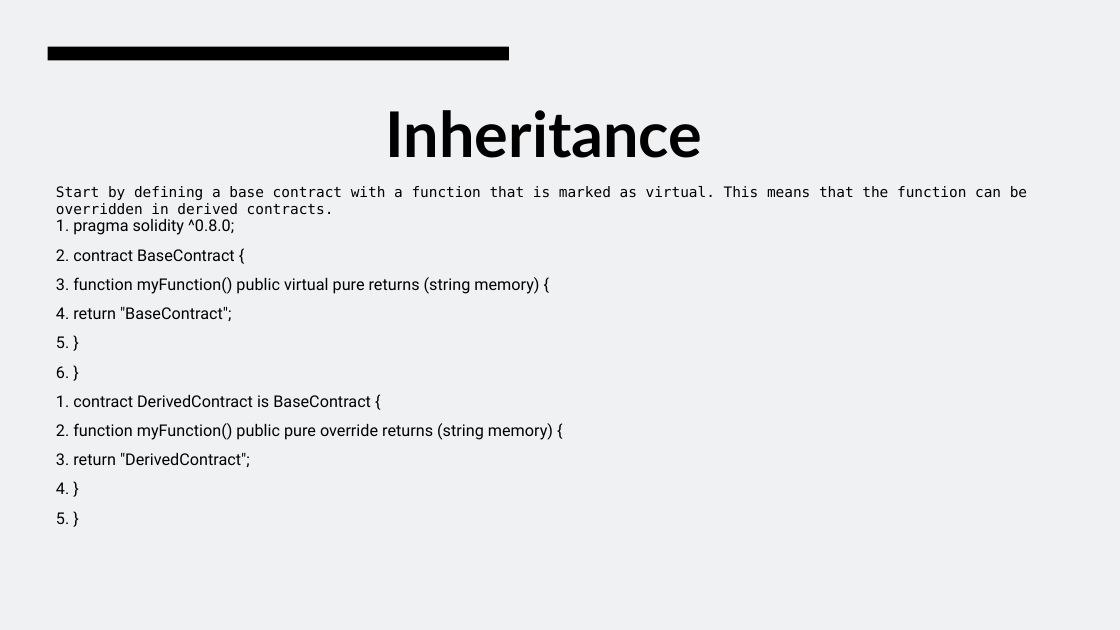
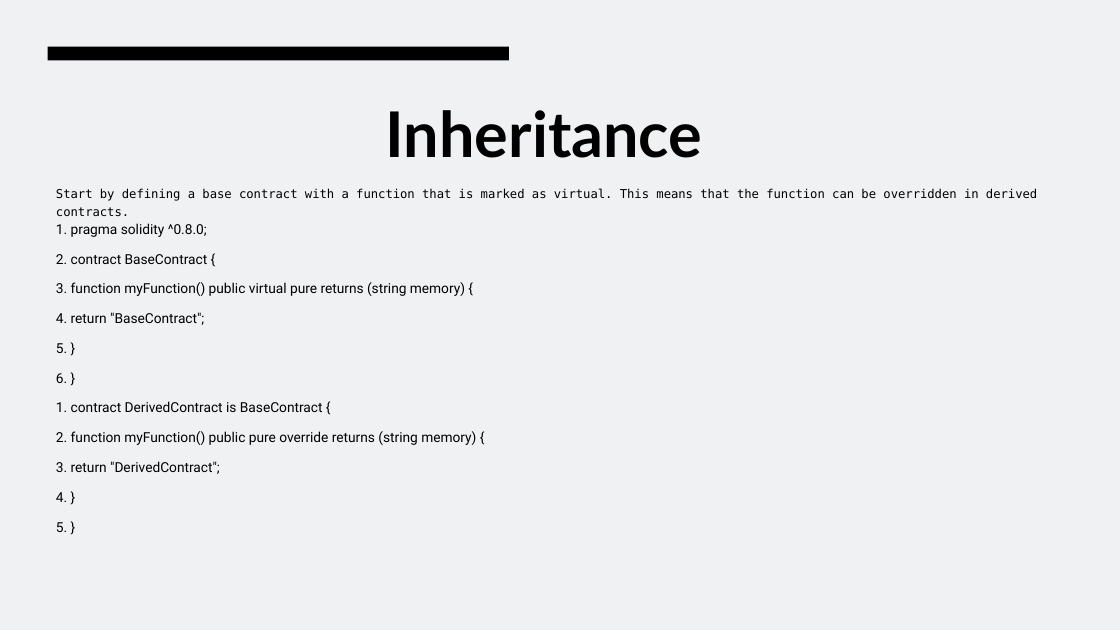
Before and after one commit to EngAbdalrhman/Material, a slide deck: slide 59 of Blockchain Lec 2.pptx. Drawn at 1120x630 pixels with LibreOffice and Linux fonts; fonts in the diff are those of the drawing. Boxes give left, top, right and bottom in pixels: in the first picture for what was removed or moved away, otherwise in the second. Text is boxed around its words. In the diff, an @@ line names an element or a change of style, - is before the commit and + after.

```diff
--- a/Blockchain Lec 2.pptx
+++ b/Blockchain Lec 2.pptx
@@ text "Start by defining a base ..." at [56,188,1037,532]: size 12.4 to 10.5 pt in "Start by defining a base contract with ..."; size 13.9 to 11.8 pt in "1. pragma solidity ^0.8.0;", "2. contract BaseContract {", "3. function myFunction() public virtual pure returns ...", "4. return "BaseContract";" and 7 more places; line spacing 0.9 to 1.1 @@
```
Also in this commit, not shown: 47 other slides changed, 1 other file.
